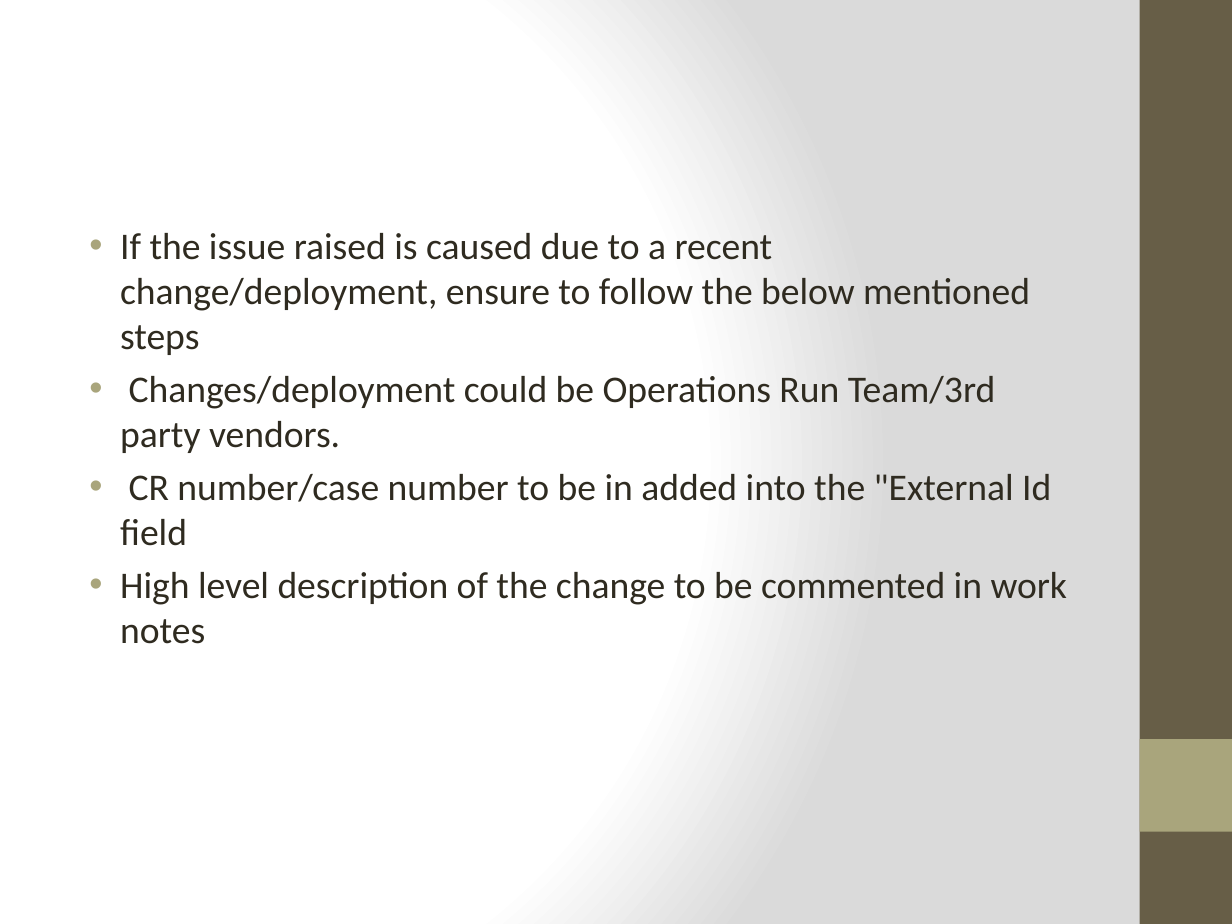
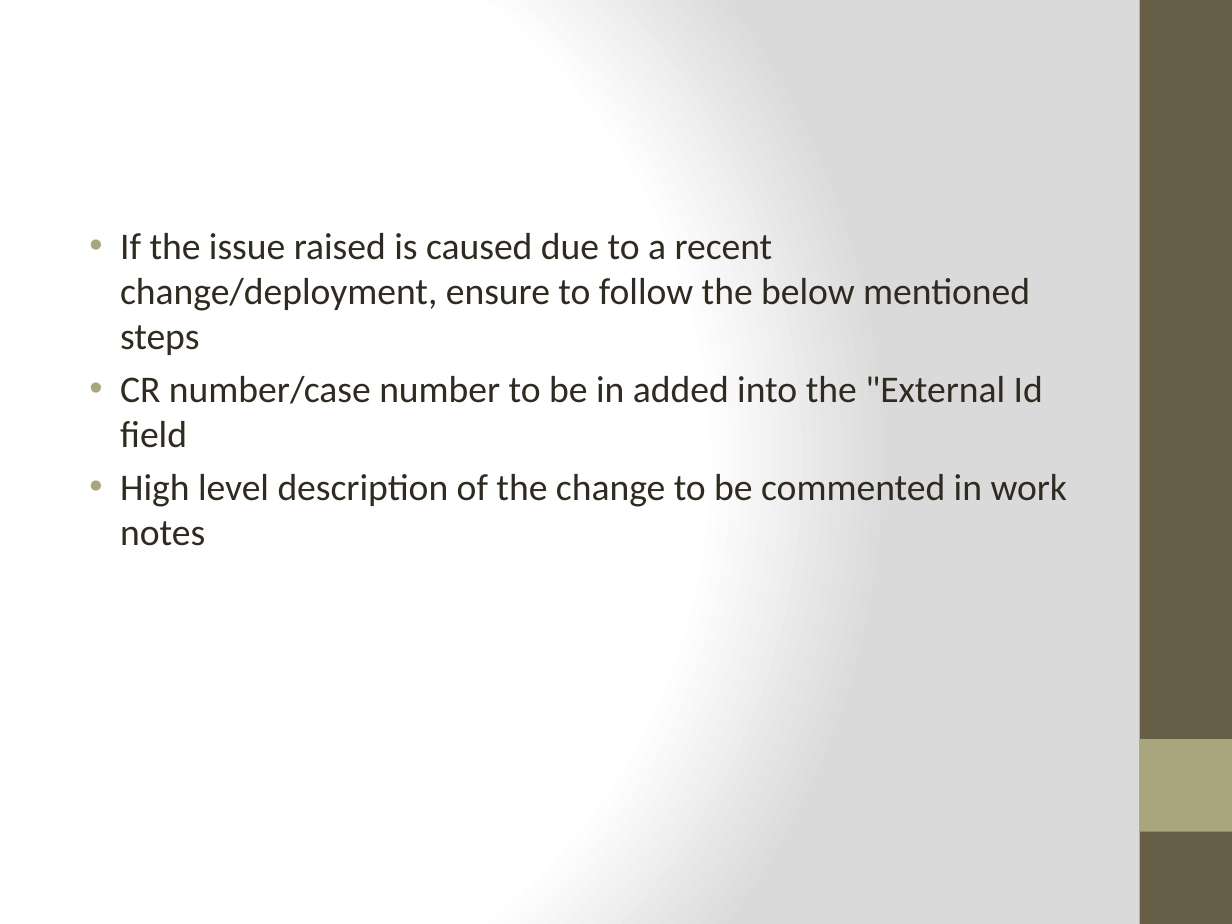
Before and after one commit to Group5LoanApplication/LAp, a slide deck: slide 10 of Incident Management.pptx (slide 7 before the commit). Drawn at 1232x924 pixels with LibreOffice and Linux fonts; fonts in the diff are those of the drawing. Boxes give left, top, right and bottom in pixels: in the first picture for what was removed or moved away, otherwise in the second. Text is boxed around its words. In the diff, an @@ line names an element or a change of style, - is before the commit and + after.

```diff
--- a/Incident Management.pptx
+++ b/Incident Management.pptx
@@ text at <box>120,376,996,453</box>: paragraph removed @@
-• Changes/deployment could be Operations Run Team/3rd party vendors.
```
Also in this commit, not shown: 8 other slides changed, 6 slides added, 4 slides removed.
